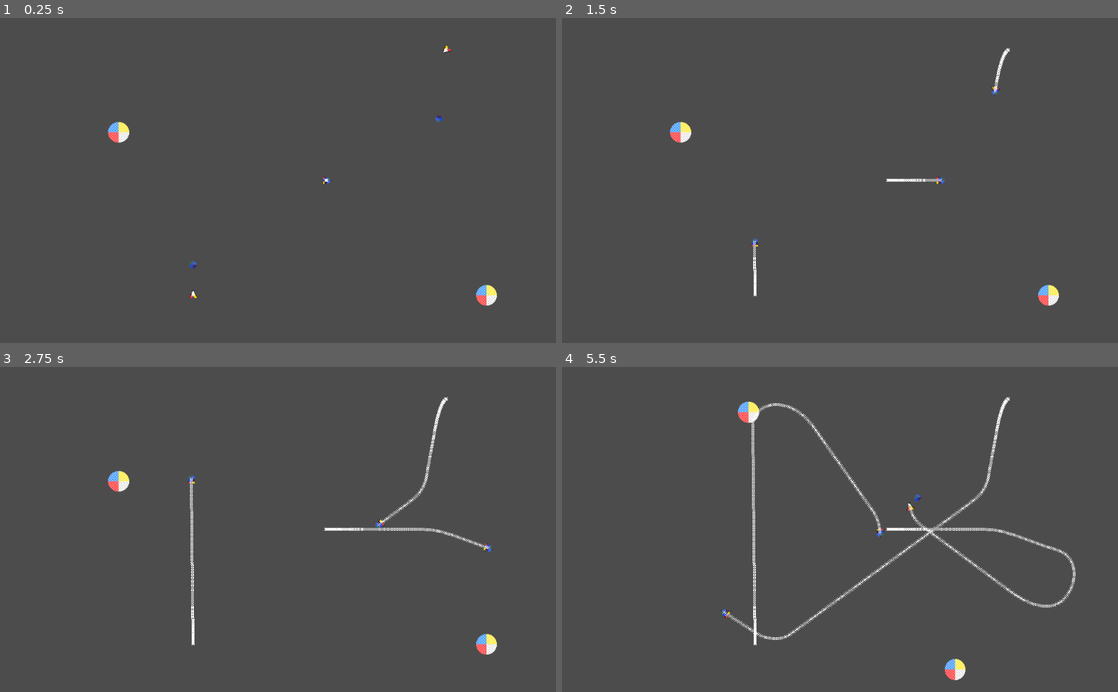
Above: before the commit, frames 1-4 (two rows, left to right).
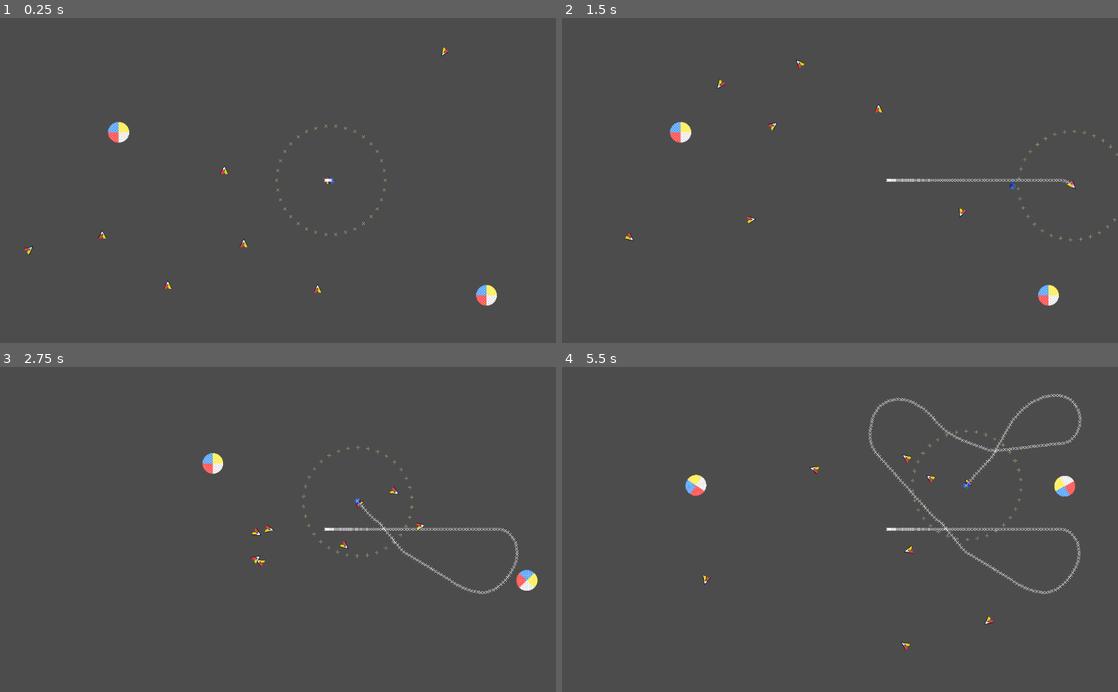
Above: after the commit, the same moments.

Repository: CluckeyMcCormick/fictional-guacamole
Game: Godot game, scene res://scenes/proto/BoidSpace.tscn
Two runs of this game, one before a commit and one after it. Both use one fixed random seed, a clock stepped at 60 frames per second and the inputs below.
Inputs:
- Up to frame 1 (0.25 s): no input
- Up to frame 2 (1.5 s): hold S (scroll_down) 0.53-1.28 s; tap A (scroll_left) at 1.35 s
- Up to frame 3 (2.75 s): hold D (scroll_right) from 2.03 s (still down)
- Up to frame 4 (5.5 s): release D (scroll_right) at 2.78 s; tap W (scroll_up) at 2.85 s; hold S (scroll_down) 3.53-4.28 s; tap P (debug_print) at 4.15 s; tap A (scroll_left) at 4.35 s; hold D (scroll_right) from 5.03 s (still down)

The runs differ from the first frame. In frame 1, 0.4% of the frame differs, in the area x 4-82%, y 8-87%; in frame 2, 0.7%; in frame 3, 2.1%; in frame 4, 3.7%, in the area x 22-94%, y 8-97%.

Commit message:
Adjust to multitudinous quantities of BOIDS
After settling on an avoidance algorithm, now comes the other key
aspects of the Boids algorithm: cohesion, and alignment. To build out
those parts, I added a crap ton of Boids to the simulation.

I first had to increase the raycast count to 35 - the Boids were so
small that they were slipping through each other's raycast nets.

In my vision of this prototype's final iteration, friendly Boids will
not collide with each other. So I changed around some of the collision
layers and masking - Boids cannot, currently, physically collide with
one another. Since we have to change the masks around at death (which
I think will rapidly get out of hand), I isolated the dieing tasks in
their own function, die().

However, I noticed that the Boids were still dieing when touching each
other - that's because the body_entered signal triggers WHENEVER a
body is entered. It doesn't matter whether the physics COLLIDE with
that body - a body entered is a body entered. To counteract this, I
came up with the idea of a boid_team, which we'll use to code
friend/foe for the Boids. I'm not sure how we'll execute it exactly -
right now it's just a string and that's good enough.

I also separated all raycast/threat-vector code from _integrate_forces
into it's own function, calculate_avoidance_vector. This better
represents the functions place in the avoidance-alignment-cohesion
paradigm.

But now I'm thinking - what if we separated out the brain from the
boid? Then we could make just about anything a boid...

Diff:
--- a/FicGuac/project.godot
+++ b/FicGuac/project.godot
@@ -47,6 +47,11 @@
  ]
 }
 
+[layer_names]
+
+2d_physics/layer_1="Universal Obstacle"
+2d_physics/layer_2="Boids"
+
 [rendering]
 
 quality/2d/use_pixel_snap=true
--- a/FicGuac/scenes/proto/BoidSpace.tscn
+++ b/FicGuac/scenes/proto/BoidSpace.tscn
@@ -18,24 +18,40 @@
 
 [node name="Node2D" type="Node2D"]
 script = ExtResource( 1 )
-engine_speed = 0.5
 
 [node name="Boid_Micro" parent="." instance=ExtResource( 2 )]
 position = Vector2( 600, 300 )
+show_cast_points = true
 show_boid_path = true
 show_guide_vector = true
 
 [node name="Boid_Micro2" parent="." instance=ExtResource( 2 )]
 position = Vector2( 822.584, 58.9314 )
 rotation = -3.49066
-show_boid_path = true
-show_guide_vector = true
 
 [node name="Boid_Micro3" parent="." instance=ExtResource( 2 )]
-position = Vector2( 356.044, 511.967 )
+position = Vector2( 308.789, 501.943 )
 rotation = -1.58825
-show_boid_path = true
-show_guide_vector = true
+
+[node name="Boid_Micro4" parent="." instance=ExtResource( 2 )]
+position = Vector2( 449.122, 424.617 )
+rotation = -1.58825
+
+[node name="Boid_Micro5" parent="." instance=ExtResource( 2 )]
+position = Vector2( 188.503, 408.865 )
+rotation = -1.58825
+
+[node name="Boid_Micro6" parent="." instance=ExtResource( 2 )]
+position = Vector2( 585.16, 509.103 )
+rotation = -1.58825
+
+[node name="Boid_Micro7" parent="." instance=ExtResource( 2 )]
+position = Vector2( 51.0337, 431.776 )
+rotation = -1.58825
+
+[node name="Boid_Micro8" parent="." instance=ExtResource( 2 )]
+position = Vector2( 413.323, 290.011 )
+rotation = -1.58825
 
 [node name="CollideBox" type="StaticBody2D" parent="."]
 editor/display_folded = true
--- a/FicGuac/scenes/proto/Boid_Micro.gd
+++ b/FicGuac/scenes/proto/Boid_Micro.gd
@@ -3,10 +3,9 @@
 # To scan for danger, we'll raycast in front of our boid. But how big is our
 # raycast?
 const RAYCAST_MAGNITUDE = 100
-
 # How many points we want to cast, including the central/forward ray. Points are
 # measured in a plus-STEP minus-STEP pattern. Ideally, an odd number
-const RAYCAST_STEPS_COUNT = 19
+const RAYCAST_STEPS_COUNT = 35#19
 # When we raycast, we cast the points in front of the boid using the unit
 # circle. We start in "front" of the Boid, and cast extra points using this step
 const RAYCAST_STEP = (2 * PI) / (RAYCAST_STEPS_COUNT - 1)
@@ -58,17 +57,20 @@
 const DRIVE_ACCEL_ARC = PI / 6
 
 # When we need to turn, we'll set the angular velocity to (at most) this value
-# 15 seems to work pretty well
+# Anywhere from 12 to 15... units seems to work pretty well
 const DRIVE_ROTATIONAL = 12
 
 # Are we dead? Did we die?
 var _dead = false
 
-# The container zfor bodies we are currently tracking as our "flock"
+# What team are we on?
+var boid_team = "Best Boids"
+# The container for bodies we are currently tracking as our "flock"
 var flock_members = {}
 
-# The container for bodies we are currently tracking as our "dangers"
-var obstacle_members = {}
+#
+# !--> Ready, Process, and Miscellaneous Functions
+#
 
 # Called when the node enters the scene tree for the first time.
 func _ready():
@@ -111,13 +113,66 @@
         guide_vector_sprite.modulate = Color.royalblue
         guide_vector_sprite.scale = Vector2(1, 1) * 0.05
 
+func _input(event):
+    if event.is_action_pressed("debug_print"):
+        print(rotation)
+        print(rotation_degrees)
+
+# Kills the boid, playing the animation and doing any other necessary actions
+func die():
+    # We're dead. We died.
+    _dead = true
+
+    # Change our collision layer. Now that we're dead, we're no longer a boid -
+    # we are merely an obstacle
+    set_collision_layer_bit(1, false)
+    set_collision_layer_bit(0, true)
+
+    if show_guide_vector:
+        guide_vector_sprite.visible = false
+
+    # Set our layers up so that we're an obstacle
+    # Make ourselves explode
+    $Explosion.visible = true
+    $Explosion/ExplosionTimer.start()
+    $Explosion/ExplosionPlayer.play("explode")
+#
+# !--> Driving Functions
+#
 func _integrate_forces(body_state):
     # Skip if dead
     if _dead:
         return
 
+    var guide_vector = Vector2(RAYCAST_MAGNITUDE, 0)
+    guide_vector = calculate_avoidance_vector(body_state)
+
+    # If we're showing a threat vector, set the position to the threat sum
+    if show_guide_vector:
+        guide_vector_sprite.global_position = global_position + guide_vector
+
+    # So now we have a summed-up threat vector that's telling us which way to
+    # go. Let's find out how much we have to turn - that will inform our
+    # decision making
+    var turn_angle = self.get_angle_to(global_position + guide_vector)
+    # We need to scale our torque (rotational force) so that we don't radically
+    # overshoot the angle we need to turn to. Our angle should either be between
+    # 0 & -PI or 0 & PI. Either way, we'll never have to go longer than an arc
+    # length of PI - so set the turn force as a percentage of PI
+    set_angular_velocity( DRIVE_ROTATIONAL * (turn_angle / PI) )
+
+    _drive_accelerate = DRIVE_DEFAULT_ACCEL
+    _drive_accelerate *= 1 - ( abs(turn_angle) / PI )
+    set_linear_velocity( Vector2(_drive_speed, 0).rotated(rotation) )
+
+    if show_boid_path:
+        var debug_node = X_SPRITE_SCENE.instance() # Create a new sprite!
+        debug_node.position = position
+        owner.add_child(debug_node) # Add it as a child of the parent node
+
+func calculate_avoidance_vector(body_state):
     var space_state = body_state.get_space_state()
-    var threat_sum = Vector2.ZERO
+    var threat_sum = Vector2(0, 0)
     var ray_step = 0
 
     for i in range(RAYCAST_STEPS_COUNT):
@@ -128,8 +183,16 @@
         var casted_pos = Vector2(RAYCAST_MAGNITUDE, 0).rotated(curr_angle)
         casted_pos += global_position
 
+        # We do want to exclude some items - starting with our flock
+        var excludes = flock_members.values()
+        # Okay, if that had no values, default to an empty array
+        if not excludes:
+            excludes = []
+        # We obviously want to exclude ourselves
+        excludes.append(self)
+
         # Get the result of our collision raycast
-        var result = space_state.intersect_ray(global_position, casted_pos, [self])
+        var result = space_state.intersect_ray(global_position, casted_pos, excludes)
 
         # Render our collision, depending on whether we've enabled the debug or not
         match show_cast_result:
@@ -175,28 +238,15 @@
         else:
             ray_step = -ray_step
 
-    # If we're showing a threat vector, set the position to the threat sum
-    if show_guide_vector:
-        guide_vector_sprite.global_position = global_position + threat_sum
-
-    # So now we have a summed-up threat vector that's telling us which way to
-    # go. Let's find out how much we have to turn - that will inform our
-    # decision making
-    var turn_angle = self.get_angle_to(global_position + threat_sum)
-    # We need to scale our torque (rotational force) so that we don't radically
-    # overshoot the angle we need to turn to. Our angle should either be between
-    # 0 & -PI or 0 & PI. Either way, we'll never have to go longer than an arc
-    # length of PI - so set the turn force as a percentage of PI
-    set_angular_velocity( DRIVE_ROTATIONAL * (turn_angle / PI) )
-
-    _drive_accelerate = DRIVE_DEFAULT_ACCEL
-    _drive_accelerate *= 1 - ( abs(turn_angle) / PI )
-    set_linear_velocity( Vector2(_drive_speed, 0).rotated(rotation) )
-
-    if show_boid_path:
-        var debug_node = X_SPRITE_SCENE.instance() # Create a new sprite!
-        debug_node.position = position
-        owner.add_child(debug_node) # Add it as a child of the parent node
+    return threat_sum
+
+func calculate_alignment_vector(body_state):
+
+    var alignment_sum = Vector2(0, 0)
+
+
+func calculate_cohesion_vector(body_state):
+    pass
 
 func _physics_process(delta):
     # Skip if dead
@@ -207,11 +257,9 @@
     _drive_speed = _drive_speed + (_drive_accelerate * delta)
     _drive_speed = clamp( _drive_speed, DRIVE_SPEED_MIN, DRIVE_SPEED_MAX)
 
-
-func _input(event):
-    if event.is_action_pressed("debug_print"):
-        print(rotation)
-        print(rotation_degrees)
+#
+# !--> Singal Functions
+#
 
 # An area has entered our detection area
 # This might be an attack guide of some sort
@@ -220,10 +268,21 @@
 # This might be an attack guide of some sort
 
 # A physical body has entered our flock detection zone
-# This is either another boid, an obstacle, or a projectile
+# That means it was on the boid layer...
+func _on_DangerFlock_body_entered(body):
+    # Get the other body's boid_team
+    var other_boid_team = body.get("boid_team")
+    # If the boid team doesn't match ours, we're done here
+    if other_boid_team != boid_team:
+        return
+    # Stuff it in the dict
+    flock_members[body.name] = body
 
 # A physical body has exited our detection zone
 # As above, this is either another boid, an obstacle, or a projectile
+func _on_DangerFlock_body_exited(body):
+    # Remove the body, if applicable
+    flock_members.erase(body.name)
 
 # Called when the explosion animation has finished; that means it's time to
 # remove this boid.
@@ -242,12 +301,10 @@
     # If we died, we don't want to do anything
     if _dead:
         return
-    # We're dead. We died.
-    _dead = true
-    # Clear the applied force
-    set_applied_torque(0)
-    set_applied_force( Vector2.ZERO )
-    # Make ourselves explode
-    $Explosion.visible = true
-    $Explosion/ExplosionTimer.start()
-    $Explosion/ExplosionPlayer.play("explode")
+    # Get the other body's boid_team
+    var other_boid_team = body.get("boid_team")
+    # If it matches ours, then we're done. We ignore same-team collisions
+    if other_boid_team == boid_team:
+        return
+    # Otherwise - DIE!
+    self.die()
--- a/FicGuac/scenes/proto/Boid_Micro.tscn
+++ b/FicGuac/scenes/proto/Boid_Micro.tscn
@@ -1,18 +1,21 @@
-[gd_scene load_steps=11 format=2]
+[gd_scene load_steps=10 format=2]
 
 [ext_resource path="res://scenes/proto/Boid_Micro.gd" type="Script" id=1]
-[ext_resource path="res://assets/proto/boid01.png" type="Texture" id=2]
+[ext_resource path="res://assets/proto/boid02.png" type="Texture" id=2]
 [ext_resource path="res://assets/proto/boid04.png" type="Texture" id=3]
-[ext_resource path="res://assets/proto/boid02.png" type="Texture" id=4]
+[ext_resource path="res://assets/proto/boid01.png" type="Texture" id=4]
 [ext_resource path="res://assets/proto/boid03.png" type="Texture" id=5]
 [ext_resource path="res://assets/explosionBig.png" type="Texture" id=6]
+
+[sub_resource type="CircleShape2D" id=4]
+radius = 100.0
 
 [sub_resource type="SpriteFrames" id=1]
 animations = [ {
 "frames": [ ExtResource( 2 ) ],
-"loop": false,
-"name": "boid01",
-"speed": 0.0
+"loop": true,
+"name": "boid02",
+"speed": 5.0
 }, {
 "frames": [ ExtResource( 3 ) ],
 "loop": true,
@@ -20,9 +23,9 @@
 "speed": 5.0
 }, {
 "frames": [ ExtResource( 4 ) ],
-"loop": true,
-"name": "boid02",
-"speed": 5.0
+"loop": false,
+"name": "boid01",
+"speed": 0.0
 }, {
 "frames": [ ExtResource( 5 ) ],
 "loop": true,
@@ -30,12 +33,7 @@
 "speed": 5.0
 } ]
 
-[sub_resource type="CircleShape2D" id=2]
-radius = 70.0
-
-[sub_resource type="RayShape2D" id=3]
-
-[sub_resource type="Animation" id=4]
+[sub_resource type="Animation" id=3]
 resource_name = "explode"
 length = 0.3
 step = 0.01
@@ -53,13 +51,19 @@
 }
 
 [node name="Boid_Micro" type="RigidBody2D"]
-collision_layer = 7
-collision_mask = 7
+collision_layer = 2
 gravity_scale = 0.0
 contacts_reported = 1
 contact_monitor = true
 linear_damp = 0.5
 script = ExtResource( 1 )
+
+[node name="DangerFlock" type="Area2D" parent="."]
+collision_layer = 0
+collision_mask = 2
+
+[node name="DangerDetect" type="CollisionShape2D" parent="DangerFlock"]
+shape = SubResource( 4 )
 
 [node name="Skin" type="AnimatedSprite" parent="."]
 rotation = 1.5708
@@ -73,21 +77,6 @@
 polygon = PoolVector2Array( 1.01322, -9.10851, -7.07661, 7.07542, 9.0963, 7.07542 )
 one_way_collision_margin = 0.0
 
-[node name="FlockArea" type="Area2D" parent="."]
-editor/display_folded = true
-visible = false
-
-[node name="FlockDetect" type="CollisionShape2D" parent="FlockArea"]
-shape = SubResource( 2 )
-
-[node name="CollideArea" type="Area2D" parent="."]
-visible = false
-linear_damp = 1.0
-
-[node name="CollideDetect" type="CollisionShape2D" parent="CollideArea"]
-rotation = 3.14159
-shape = SubResource( 3 )
-
 [node name="Explosion" type="Sprite" parent="."]
 visible = false
 position = Vector2( -0.902327, -1.6228 )
@@ -97,11 +86,13 @@
 frame = 2
 
 [node name="ExplosionPlayer" type="AnimationPlayer" parent="Explosion"]
-anims/explode = SubResource( 4 )
+anims/explode = SubResource( 3 )
 
 [node name="ExplosionTimer" type="Timer" parent="Explosion"]
 wait_time = 0.08
 [connection signal="body_entered" from="." to="." method="_on_Boid_Micro_body_entered"]
 [connection signal="body_shape_entered" from="." to="." method="_on_Boid_Micro_body_shape_entered"]
+[connection signal="body_entered" from="DangerFlock" to="." method="_on_DangerFlock_body_entered"]
+[connection signal="body_exited" from="DangerFlock" to="." method="_on_DangerFlock_body_exited"]
 [connection signal="animation_finished" from="Explosion/ExplosionPlayer" to="." method="_on_ExplosionPlayer_animation_finished"]
 [connection signal="timeout" from="Explosion/ExplosionTimer" to="." method="_on_ExplosionTimer_timeout"]
